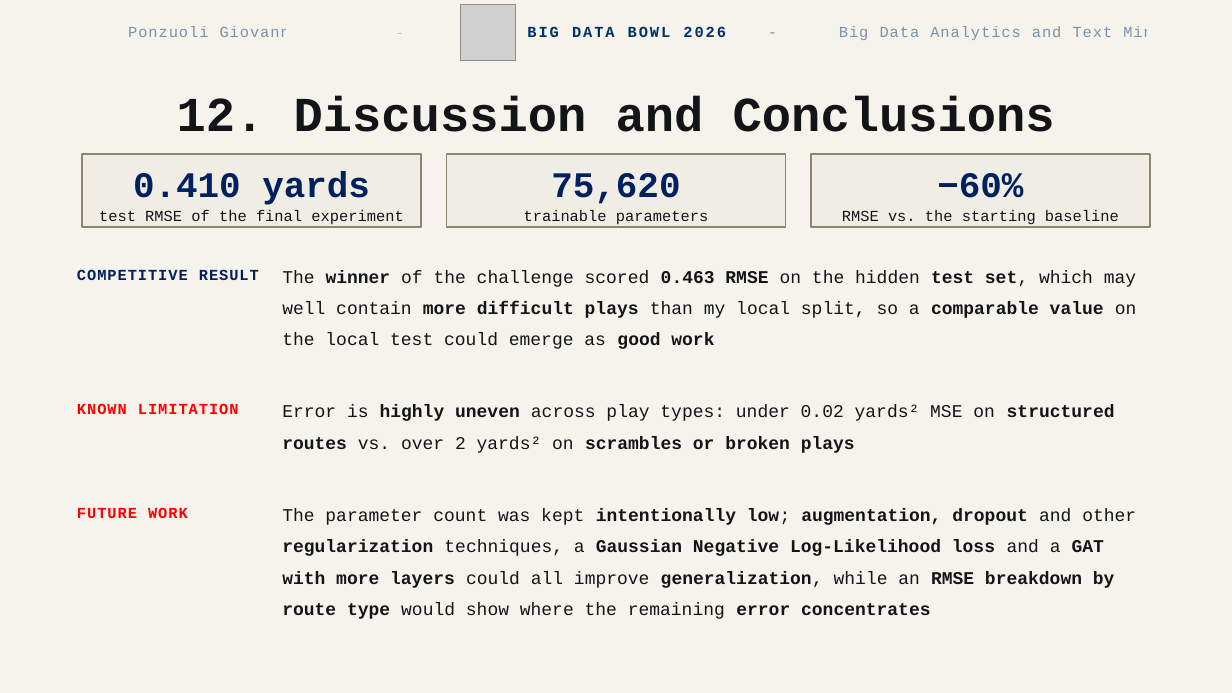
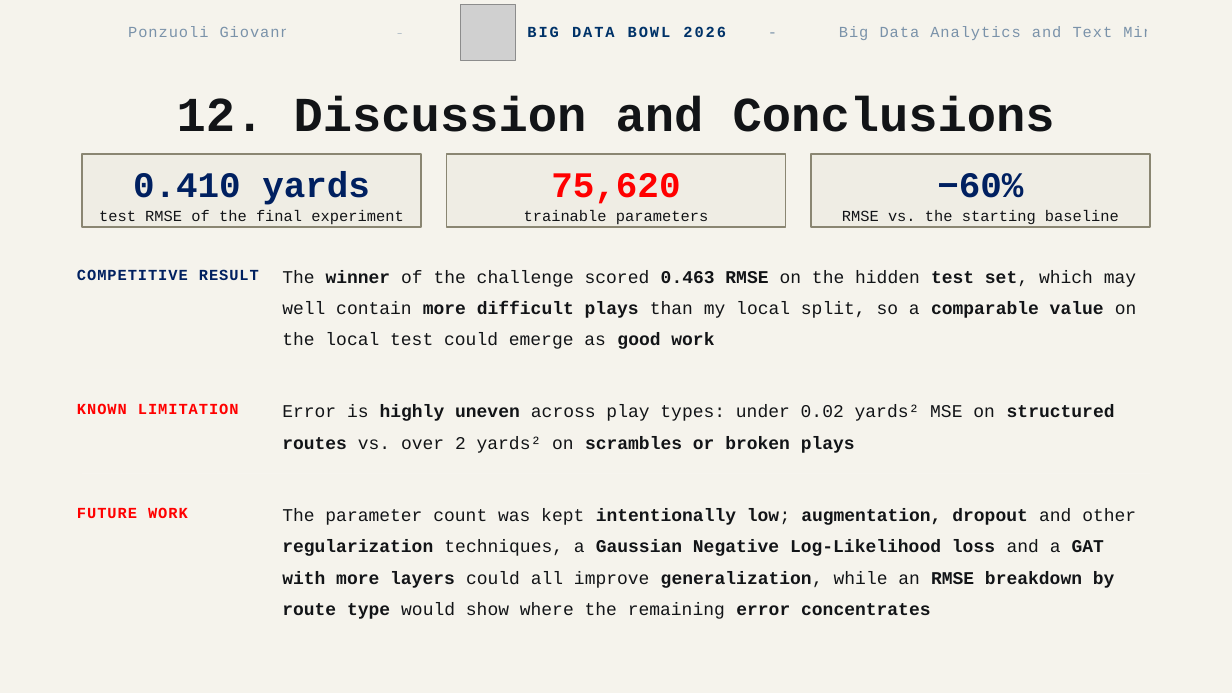
Before and after one commit to GioPonzu/NFL-BDB-26, a slide deck: slide 14 of nfl_bdb_2026_slides.pptx (slide 15 before the commit). Drawn at 1232x693 pixels with LibreOffice and Linux fonts; fonts in the diff are those of the drawing; grey boxes stand for pictures; background and template pictures are left out. Boxes give left, top, right and bottom in pixels: in the first picture for what was removed or moved away, otherwise in the second. Text is boxed around its words. In the diff, an @@ line names an element or a change of style, - is before the commit and + after.

```diff
--- a/nfl_bdb_2026_slides.pptx
+++ b/nfl_bdb_2026_slides.pptx
@@ text in rectangle at bbox=[551, 173, 680, 204]: text colour #002060 to #FF0000 in "75,620" @@
```
Also in this commit, not shown: 5 other slides changed, 1 slide removed.
